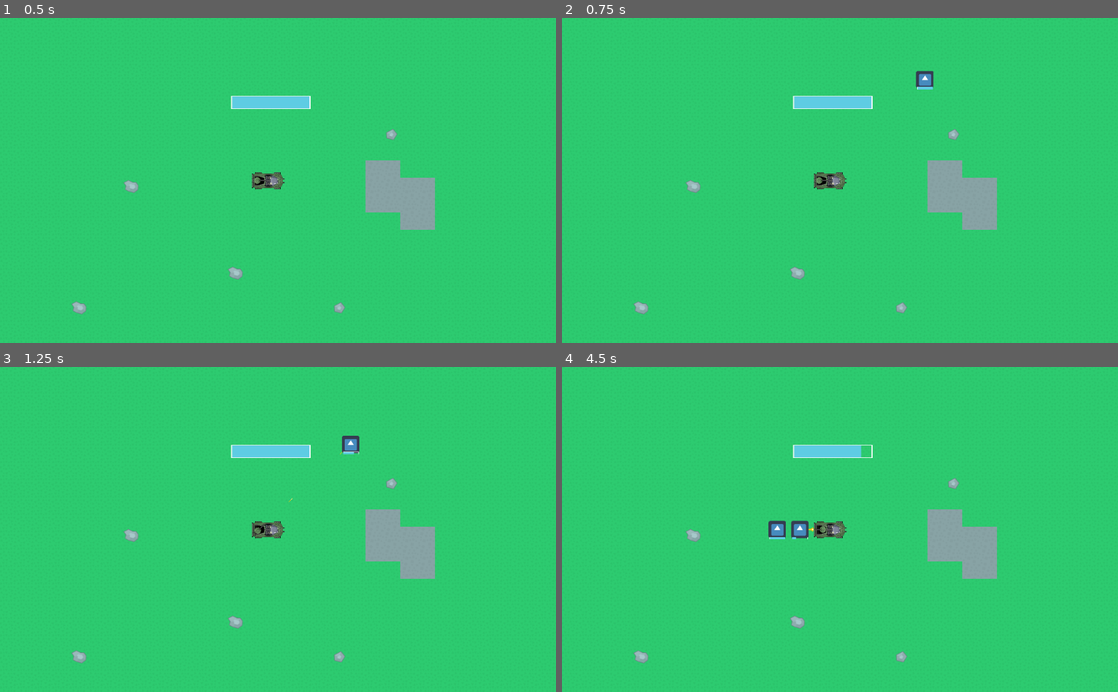
Above: before the commit, frames 1-4 (two rows, left to right).
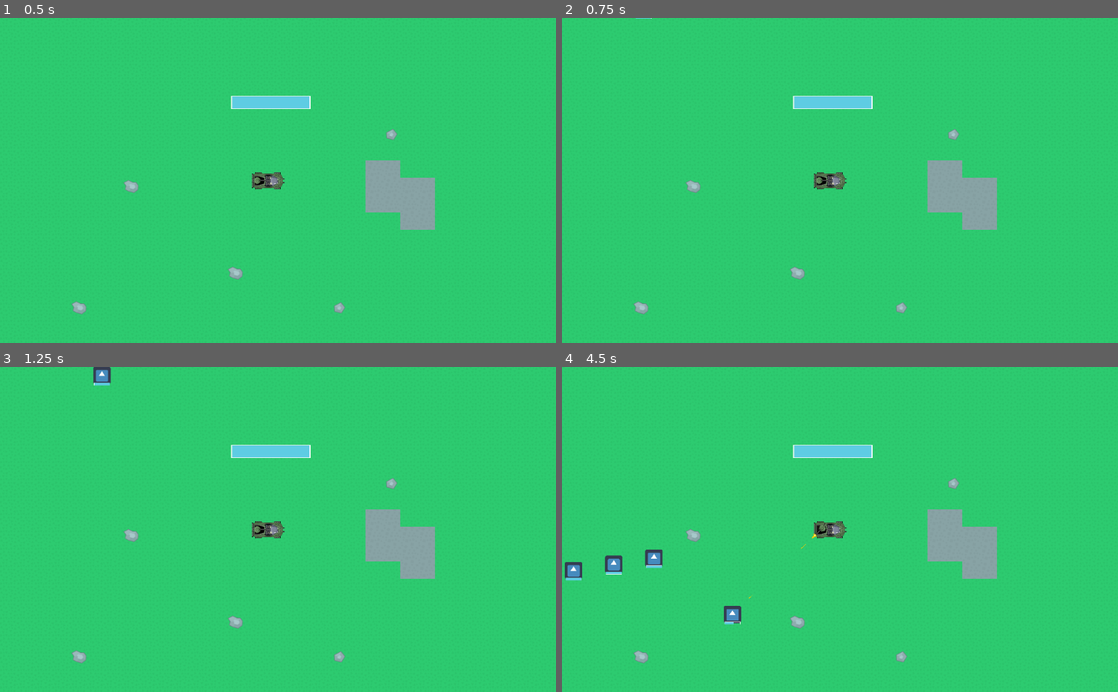
Above: after the commit, the same moments.

Repository: schneediener/Warthog
Game: Godot game, scene res://Node2D.tscn
Two runs of this game, one before a commit and one after it. Both use one fixed random seed, a clock stepped at 60 frames per second and the inputs below. The engine's default icon, where the game draws it, is replaced by a stand-in: a white triangle on a blue panel in a dark square.
Inputs (mouse positions are in pixels of both pictures, inside the frame that each line leads up to):
- Up to frame 1 (0.5 s): no input
- Up to frame 2 (0.75 s): tap Enter (ui_accept) at 0.5 s; move the mouse to (962, 164) at 0.52 s; hold D (steer_right) from 0.53 s (still down); click (962, 164) at 0.67 s
- Up to frame 3 (1.25 s): keep holding D (steer_right); tap Enter (ui_accept) at 0.77 s
- Up to frame 4 (4.5 s): release D (steer_right) at 1.25 s; drag from (728, 545) to (840, 529) at 1.27 s; move the mouse to (895, 458) at 2.02 s; hold D (steer_right) 2.03-2.75 s; drag from (812, 594) to (673, 480) at 2.77 s; move the mouse to (1006, 578) at 3.52 s; hold A (steer_left) 3.53-4.25 s; tap Enter (ui_accept) at 3.77 s; drag from (673, 480) to (789, 529) at 4.27 s

Frame 1 is identical in both runs. In frame 2, 0.2% of the frame differs, in the area x 13-67%, y 0-23%; in frame 3, 0.4%; in frame 4, 1.2%, in the area x 0-56%, y 24-80%.

Commit message:
bug fix

Diff:
--- a/Node2D.tscn
+++ b/Node2D.tscn
@@ -152,30 +152,31 @@
 [node name="KinematicBody2D" parent="." instance=ExtResource( 1 )]
 position = Vector2( 189, 330 )
 
+[node name="spawn_container" type="Node2D" parent="KinematicBody2D"]
+position = Vector2( -189, -330 )
+
+[node name="Position2D" type="Position2D" parent="KinematicBody2D/spawn_container"]
+position = Vector2( -941, 504 )
+
+[node name="Position2D2" type="Position2D" parent="KinematicBody2D/spawn_container"]
+position = Vector2( 1068, 1011 )
+
+[node name="Position2D3" type="Position2D" parent="KinematicBody2D/spawn_container"]
+position = Vector2( 1236, 309 )
+
+[node name="Position2D4" type="Position2D" parent="KinematicBody2D/spawn_container"]
+position = Vector2( -535, -305 )
+
+[node name="Position2D5" type="Position2D" parent="KinematicBody2D/spawn_container"]
+position = Vector2( -653, 984 )
+
+[node name="Position2D6" type="Position2D" parent="KinematicBody2D/spawn_container"]
+position = Vector2( 662, -323 )
+
 [node name="trash" type="Node2D" parent="."]
 visible = false
 
 [node name="bullet_container" type="Node2D" parent="."]
-
-[node name="spawn_container" type="Node2D" parent="."]
-
-[node name="Position2D" type="Position2D" parent="spawn_container"]
-position = Vector2( -42, 330 )
-
-[node name="Position2D2" type="Position2D" parent="spawn_container"]
-position = Vector2( 500, 640 )
-
-[node name="Position2D3" type="Position2D" parent="spawn_container"]
-position = Vector2( 1089, 307 )
-
-[node name="Position2D4" type="Position2D" parent="spawn_container"]
-position = Vector2( 502, -43 )
-
-[node name="Position2D5" type="Position2D" parent="spawn_container"]
-position = Vector2( -42, 625 )
-
-[node name="Position2D6" type="Position2D" parent="spawn_container"]
-position = Vector2( 1019, -55 )
 
 [node name="enemy_container" type="Node2D" parent="."]
 
--- a/game.gd
+++ b/game.gd
@@ -29,6 +29,6 @@
 
 	randomize()
 	var spawn_point = randi() % 6
-	var spawn_array = $spawn_container.get_children()
+	var spawn_array = $KinematicBody2D/spawn_container.get_children()
 	enemy_instance.global_position = spawn_array[spawn_point].global_position
 	$enemy_container.add_child(enemy_instance)
